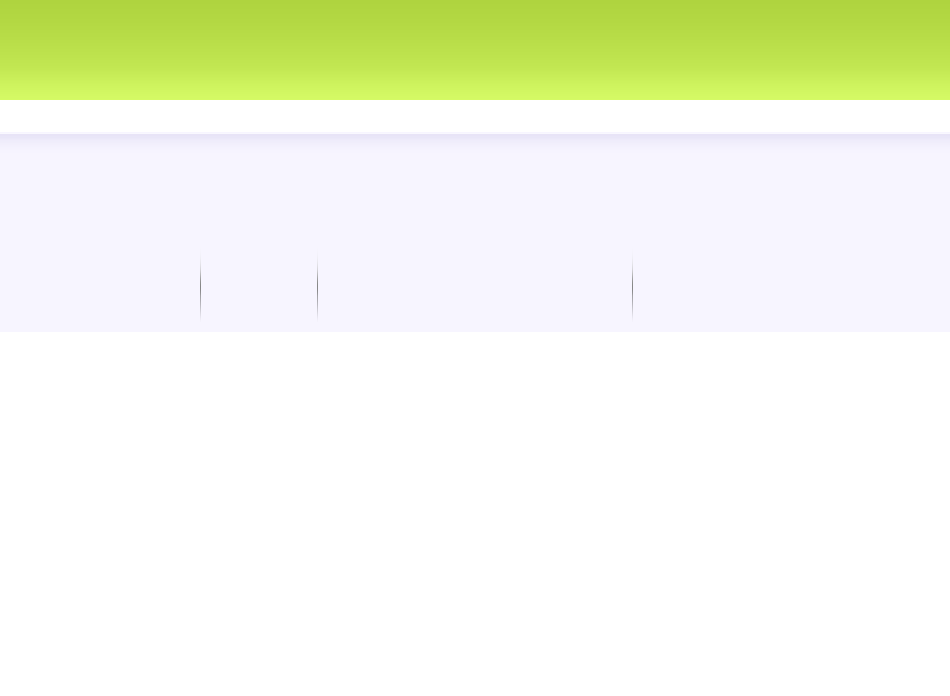
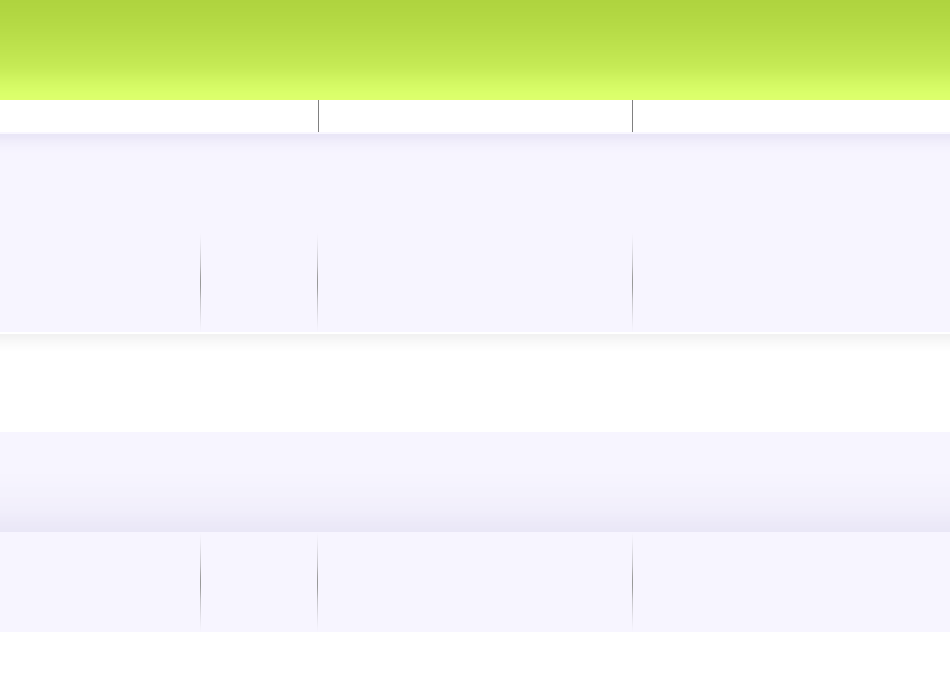
Revision of a layered w=950, h=696 image; what changed, layer by layer:
added layer "navbar stroke" (multiply) above "navbar button" over box(318, 100, 633, 132)
added layer "navbar button" (screen) above "navbar active" over box(318, 100, 633, 132)
painted on "footer widgets" over box(0, 432, 950, 532)
painted on "footer boxes" over box(0, 532, 950, 632)
